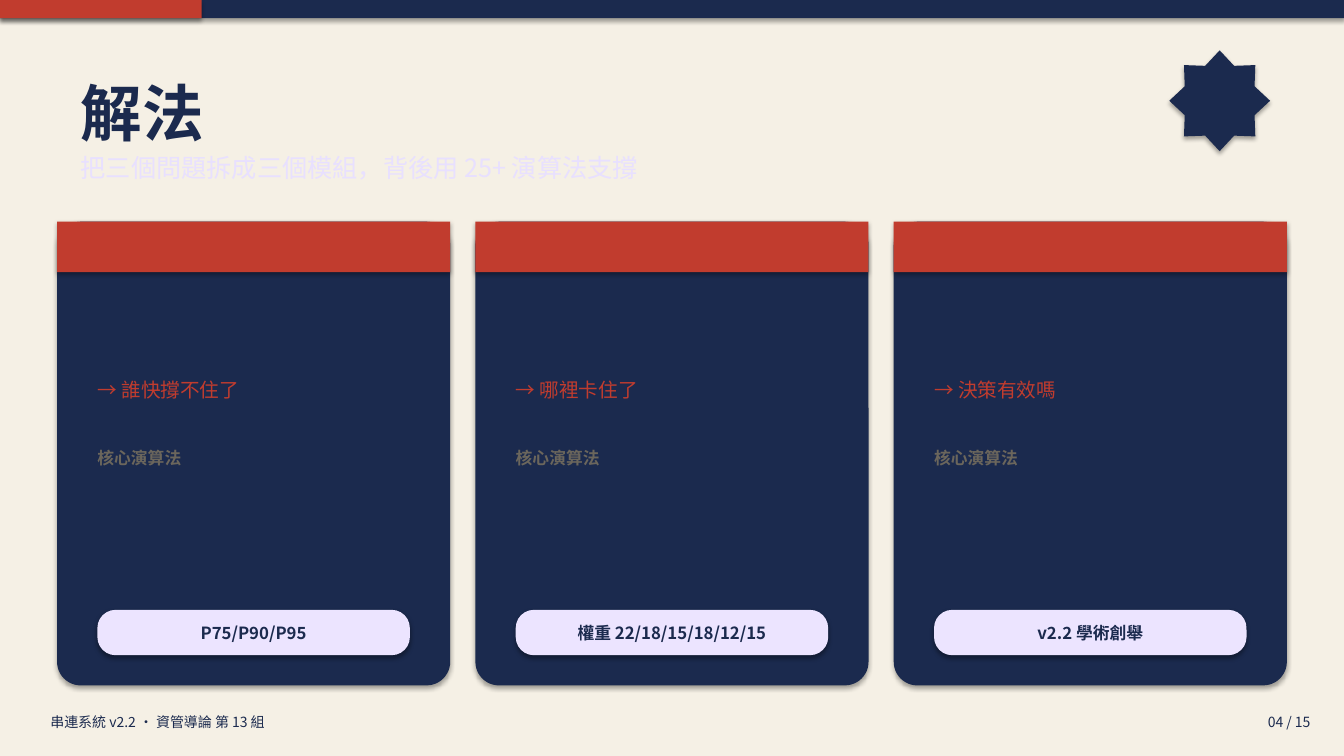
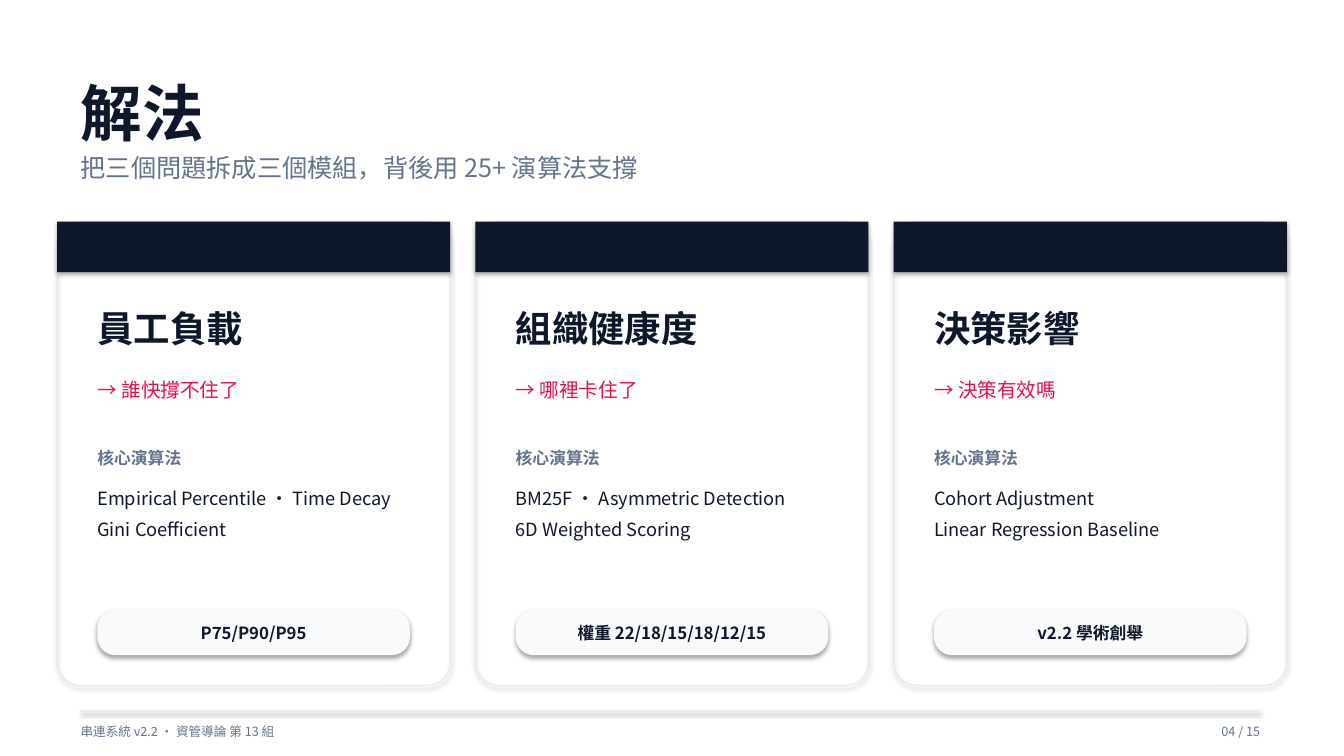
Before and after one commit to Peter2594/chuanlien-system-v2, a slide deck: slide 4 of docs/串連系統_簡報.pptx. Drawn at 1344x756 pixels with LibreOffice and Linux fonts; fonts in the diff are those of the drawing. Boxes give left, top, right and bottom in pixels: in the first picture for what was removed or moved away, otherwise in the second. Text is boxed around its words. In the diff, an @@ line names an element or a change of style, - is before the commit and + after.

```diff
--- a/docs/串連系統_簡報.pptx
+++ b/docs/串連系統_簡報.pptx
@@ rectangle at (x1=0, y1=0, x2=1344, y2=756): fill #F5F0E5 to #FFFFFF @@
@@ rectangle removed at (x1=0, y1=0, x2=202, y2=18) @@
@@ star removed at (x1=1170, y1=50, x2=1270, y2=151) @@
@@ text "解法" at (x1=81, y1=83, x2=204, y2=142): text colour #1B2A4E to #0F172A @@
@@ text added at (x1=81, y1=156, x2=638, y2=180), 18 pt, text #64748B @@
+把三個問題拆成三個模組，背後用 25+ 演算法支撐
@@ fill #1B2A4E to none; outline none to #E2E8F0 0.75 pt in 3 elements at (x1=57, y1=222, x2=451, y2=686), (x1=476, y1=222, x2=869, y2=686), (x1=894, y1=222, x2=1288, y2=686) @@
@@ fill #C13C2E to #0F172A in 3 elements at (x1=57, y1=222, x2=451, y2=272), (x1=476, y1=222, x2=869, y2=272), (x1=894, y1=222, x2=1288, y2=272) @@
@@ text added at (x1=97, y1=311, x2=243, y2=346), 26 pt, text #0F172A, bold @@
+員工負載
@@ text added at (x1=516, y1=311, x2=698, y2=346), 26 pt, text #0F172A, bold @@
+組織健康度
@@ text added at (x1=934, y1=310, x2=1080, y2=346), 26 pt, text #0F172A, bold @@
+決策影響
@@ text colour #C13C2E to #E11448 in 3 elements at (x1=121, y1=380, x2=239, y2=399), (x1=540, y1=380, x2=638, y2=399), (x1=958, y1=380, x2=1056, y2=399) @@
@@ text colour #6B665C to #64748B in 3 elements at (x1=97, y1=450, x2=181, y2=466), (x1=516, y1=449, x2=600, y2=466), (x1=934, y1=449, x2=1018, y2=466) @@
@@ text added at (x1=97, y1=490, x2=391, y2=537), 13 pt, text #0F172A @@
+Empirical Percentile · Time Decay
+Gini Coefficient
@@ text added at (x1=516, y1=491, x2=786, y2=541), 13 pt, text #0F172A @@
+BM25F · Asymmetric Detection
+6D Weighted Scoring
@@ text added at (x1=934, y1=490, x2=1160, y2=541), 13 pt, text #0F172A @@
+Cohort Adjustment
+Linear Regression Baseline
@@ text colour #1B2A4E to #0F172A; fill #ECE4FF to #F8FAFC in 3 elements at (x1=98, y1=610, x2=410, y2=655), (x1=516, y1=610, x2=829, y2=655), (x1=935, y1=610, x2=1247, y2=655) @@
@@ rectangle resized from (x1=0, y1=0, x2=1344, y2=18) to (x1=81, y1=711, x2=1260, y2=712) @@
@@ rectangle at (x1=81, y1=711, x2=1260, y2=712): fill #1B2A4E to #E2E8F0 @@
@@ text "串連系統 v2.2 · 資管導論 第 ..." moved from (x1=50, y1=715, x2=265, y2=728) to (x1=81, y1=725, x2=275, y2=737) @@
@@ text "串連系統 v2.2 · 資管導論 第 ..." at (x1=81, y1=725, x2=275, y2=737): size 10 to 9 pt, text colour #1B2A4E to #64748B @@
@@ text "04 / 15" at (x1=1221, y1=726, x2=1260, y2=736): size 10 to 9 pt, text colour #1B2A4E to #64748B @@
@@ text "04 / 15" moved from (x1=1268, y1=716, x2=1311, y2=727) to (x1=1221, y1=726, x2=1260, y2=736) @@
```
Also in this commit, not shown: 14 other slides changed, 1 other file.
